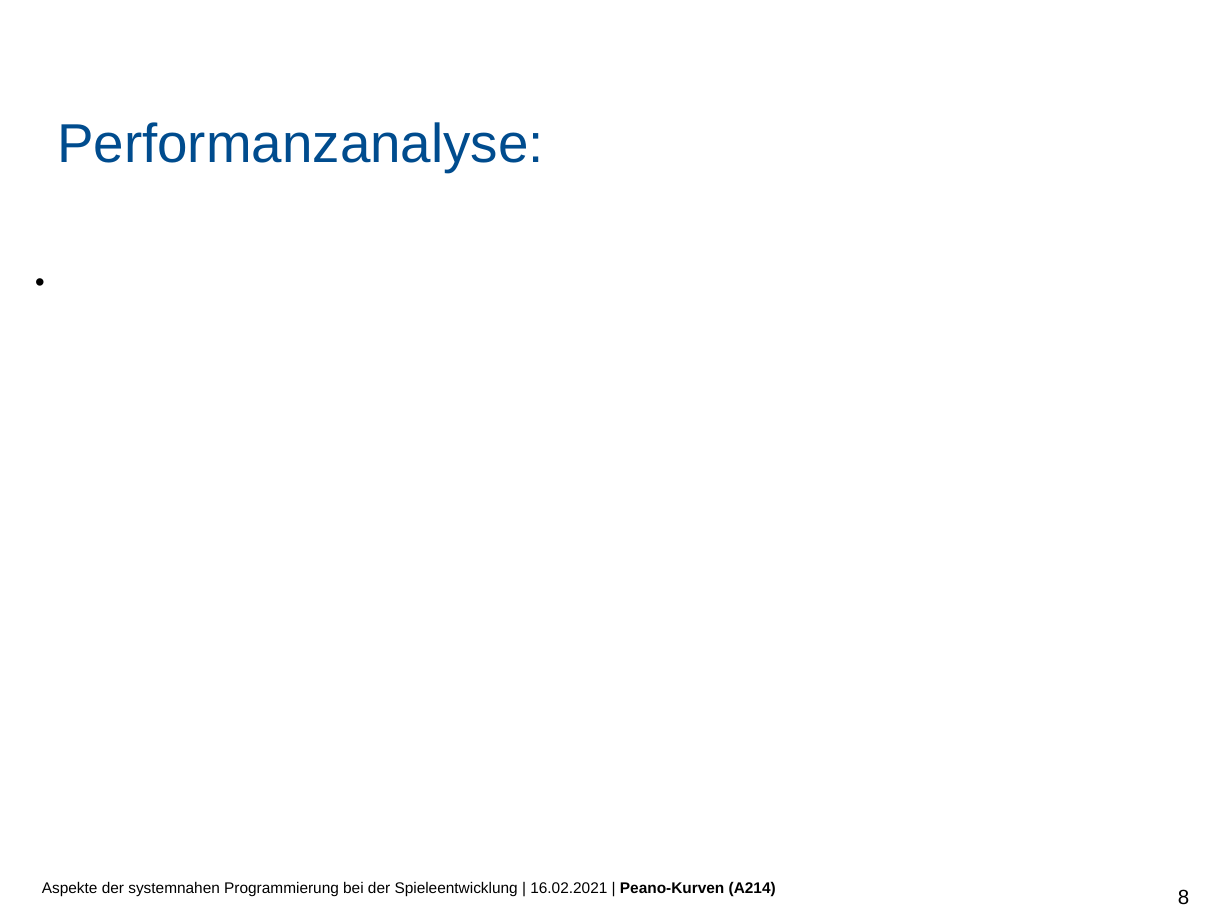
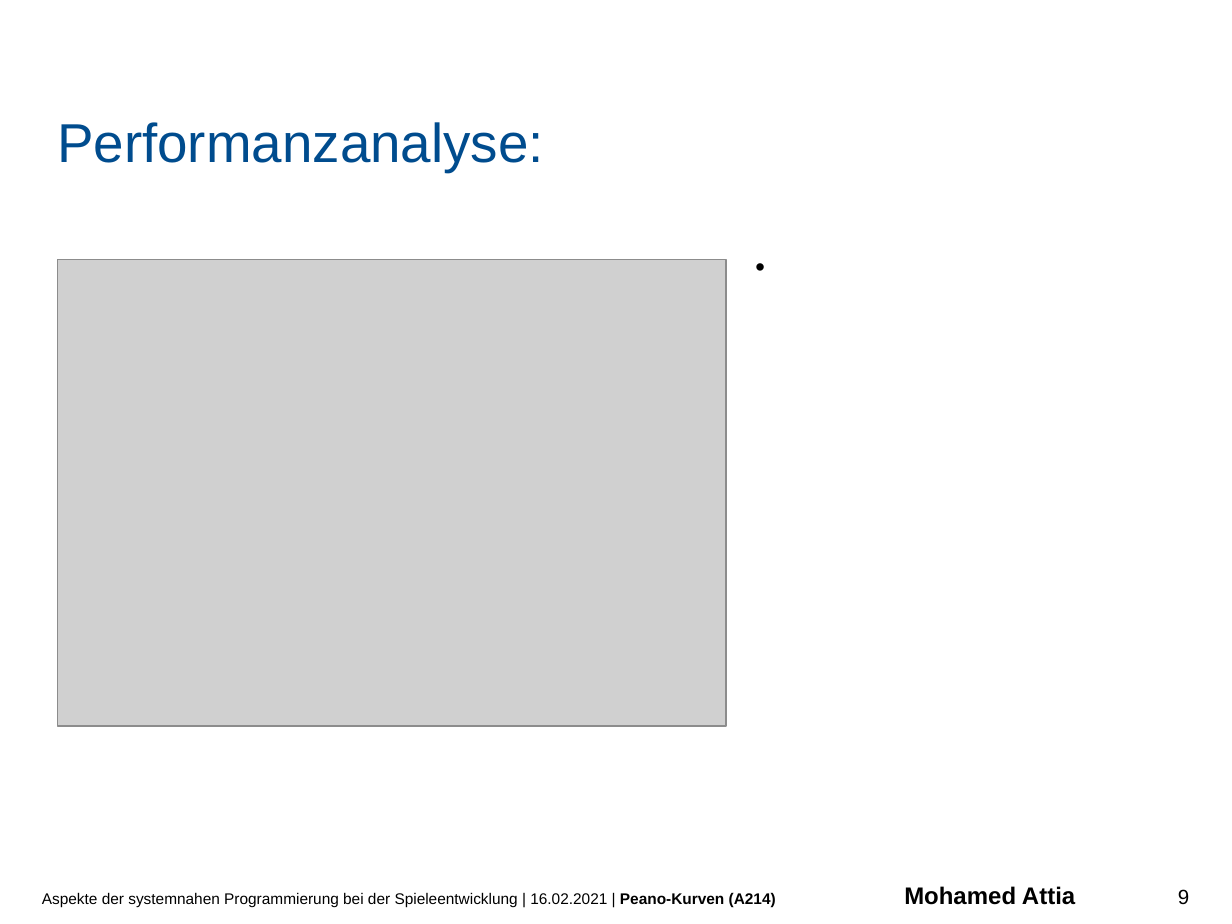
Before and after one commit to PaddlePad/ASP-Peano, a slide deck: slide 9 of Ausarbeitung/präzi.pptx (slide 8 before the commit). Drawn at 1232x924 pixels with LibreOffice and Linux fonts; fonts in the diff are those of the drawing; grey boxes stand for pictures; background and template pictures are left out. Boxes give left, top, right and bottom in pixels: in the first picture for what was removed or moved away, otherwise in the second. Text is boxed around its words. In the diff, an @@ line names an element or a change of style, - is before the commit and + after.

```diff
--- a/Ausarbeitung/präzi.pptx
+++ b/Ausarbeitung/präzi.pptx
@@ picture added at bbox=[57, 260, 726, 727] @@
@@ text "•" rewrapped from bbox=[34, 260, 1181, 870] to bbox=[755, 245, 1181, 870] @@
@@ text at bbox=[42, 886, 1075, 907]: text changed @@
-Aspekte der systemnahen Programmierung bei der Spieleentwicklung | 16.02.2021 | Peano-Kurven (A214)
+Aspekte der systemnahen Programmierung bei der Spieleentwicklung | 16.02.2021 | Peano-Kurven (A214) Mohamed Attia
@@ page number at bbox=[1178, 889, 1189, 904]: text changed @@
-8
+9
```
Also in this commit, not shown: 9 other slides changed, 1 slide added, 14 slides removed.
